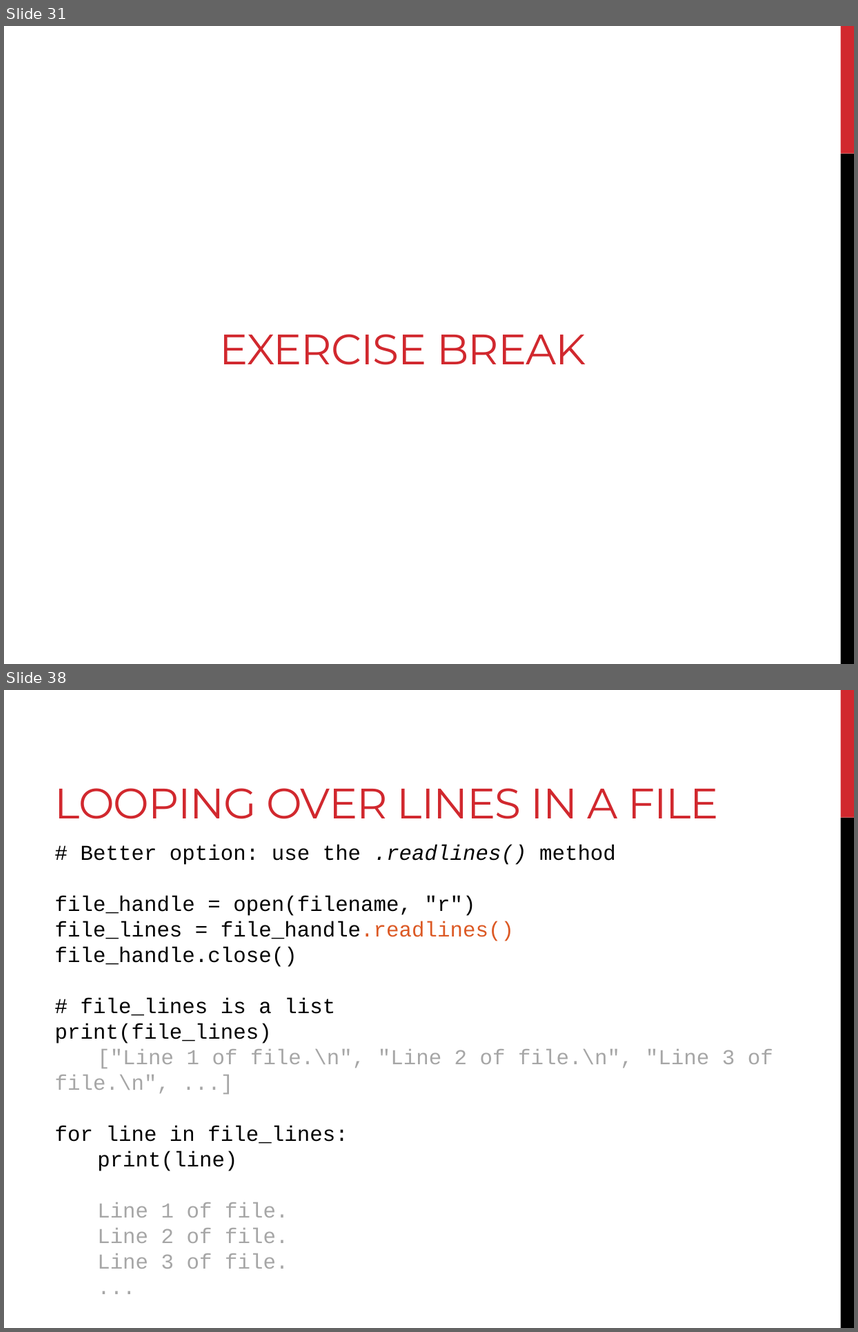
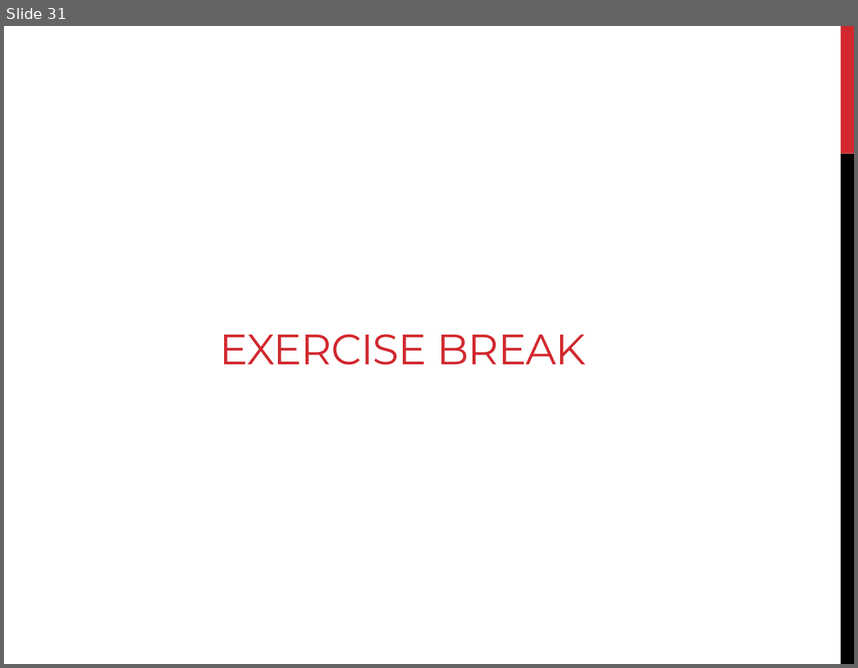
Before and after one commit to sjspielman/bdib2016_python, a slide deck: files/day2_materials/slides_day2.pptx. Shown one above the other, each under a label of ours: slides 31 and 38 before the commit, slide 31 after it; the slides between them are not shown. The pictures are 858x1332 and 858x668 pixels, drawn with LibreOffice and Linux fonts; fonts in the diff are those of the drawing. Boxes give left, top, right and bottom in pixels: in the first picture for what was removed or moved away, otherwise in the second. Text is boxed around its words. In the diff, an @@ line names an element or a change of style, - is before the commit and + after.

```diff
--- a/files/day2_materials/slides_day2.pptx
+++ b/files/day2_materials/slides_day2.pptx
@@ slide 38 removed at (x1=4, y1=690, x2=854, y2=1328), background #FFFFFF; not listed: 2 template elements that a slide beside it also shows @@
@@ title removed at (x1=55, y1=788, x2=719, y2=819) @@
-LOOPING OVER LINES IN A FILE
@@ text removed at (x1=55, y1=845, x2=773, y2=1268) @@
-# Better option: use the .readlines() method
-file_handle = open(filename, "r")
-file_lines = file_handle.readlines()
-file_handle.close()
-# file_lines is a list
-print(file_lines)
-["Line 1 of file.\n", "Line 2 of file.\n", "Line 3 of file.\n", ...]
-for line in file_lines:
-print(line)
-Line 1 of file.
-Line 2 of file.
-Line 3 of file.
-...
```
Also in this commit, not shown: 1 slide changed, 14 other slides removed, 5 other files.
